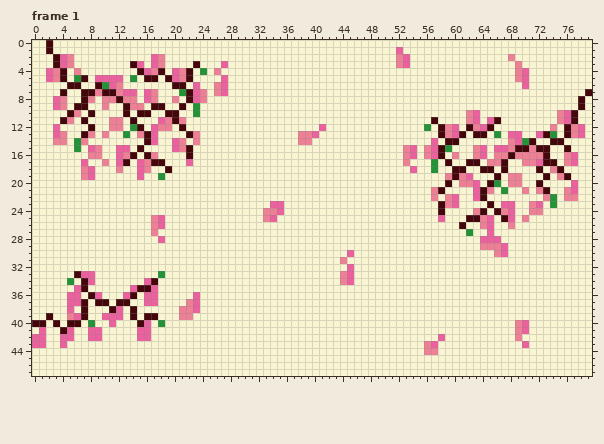
Pixel-art file: Project Games/Project Mini Farm Simulator/Aseprite/season UI/spring/spring_sunny.aseprite. The picture above is the old version.
80x48 pixels, 20 frames. Shown: frame 1. The commit also changed other frames, which this record leaves out.
Once edited:
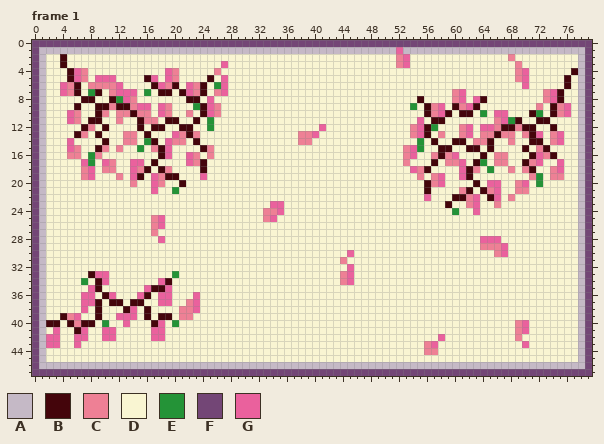
Palette (. is transparent): A #c5b9c6  B #44050b  C #ee8095  D #f9f5d2  E #249337  F #734676  G #ea619d
Edits made:
Frame 1, layers "trees", "background":
y 0: x 0..79 DDBDDDDDDDDDDDDDDDDDDDDDDDDDDDDDDDDDDDDDDDDDDDDDDDDDDDDDDDDDDDDDDDDDDDDDDDDDDDDD -> FFFFFFFFFFFFFFFFFFFFFFFFFFFFFFFFFFFFFFFFFFFFFFFFFFFFFFFFFFFFFFFFFFFFFFFFFFFFFFFF
y 1: x 0..51 DDBDDDDDDDDDDDDDDDDDDDDDDDDDDDDDDDDDDDDDDDDDDDDDDDDD -> FAAAAAAAAAAAAAAAAAAAAAAAAAAAAAAAAAAAAAAAAAAAAAAAAAAA; x 53..79 DDDDDDDDDDDDDDDDDDDDDDDDDDD -> AAAAAAAAAAAAAAAAAAAAAAAAAAF
y 2: x 0..1 DD -> FA; x 3..5 BGC -> DBD; x 17..18 GC -> DD; x 78..79 DD -> AF
y 3: x 0..1 DD -> FA; x 3..5 BGC -> DBD; x 14..15 BG -> DD; x 17..18 GC -> DD; x 23 B -> D; x 78..79 DD -> AF
y 4: x 0..7 DDGCBDCD -> FADDDBGC; x 15..22 BGCBDGCB -> DDDDGCDD; x 24 E -> D; x 77..79 DDD -> BAF
y 5: x 0..7 DDGCBDEB -> FADDDBGC; x 12 G -> D; x 14 E -> D; x 17 B -> G; x 19..22 BGCB -> GCDD; x 25 D -> B; x 76 D -> B; x 78..79 DD -> AF
y 6: x 0..1 DD -> FA; x 4..5 DB -> GC; x 8..12 DBEGC -> CCCCG; x 17..19 DDD -> BGC; x 21..24 BDGD -> DGCB; x 26 C -> E; x 76 D -> B; x 78..79 DD -> AF
y 7: x 0..1 DD -> FA; x 4..12 BDDBBCBBC -> GCBDEBDCG; x 16..19 GCDD -> EDBB; x 21..24 EBGC -> BGCB; x 60..61 DD -> CG; x 73..75 DDD -> CGB; x 78..79 DB -> AF
y 8: x 0..1 DD -> FA; x 3..4 GC -> DD; x 8 C -> B; x 10..13 CCBC -> DBEG; x 16..17 GC -> DD; x 20 C -> D; x 23..25 GCD -> BDG; x 55 D -> B; x 60..61 DD -> CG; x 63..64 DD -> GB; x 73..75 DDD -> CGB; x 78..79 BD -> AF
y 9: x 0..1 DD -> FA; x 3..4 GC -> DD; x 7 B -> D; x 9..12 DCDD -> BBCB; x 15..19 CDBBD -> GGDGC; x 21 B -> D; x 24..26 DDD -> BGC; x 54 D -> E; x 56..58 DDD -> BCG; x 60..63 DDDD -> BCGB; x 72 D -> C; x 74..76 DDD -> BCG; x 78..79 BD -> AF
y 10: x 0..1 DD -> FA; x 5 B -> G; x 8..10 BDD -> DBC; x 12..16 DBDBB -> CCBCC; x 18..20 DBB -> GCD; x 22..26 DEDDD -> CDBGC; x 56..59 DDDD -> BCGB; x 61..64 DCGD -> BBDE; x 66..67 DD -> GG; x 71..72 DD -> BE; x 74 D -> B; x 77..79 BDD -> DAF
y 11: x 0..1 DD -> FA; x 4..9 BCDBDD -> DGCDBB; x 11 C -> D; x 14..19 BDDDGC -> DBCCDB; x 21 C -> D; x 23 D -> B; x 25 D -> E; x 55 D -> G; x 58 D -> B; x 62..63 CG -> DD; x 65..69 GBDDD -> DCGEB; x 72..73 DD -> BB; x 75..79 CGBDD -> DDDAF
y 12: x 0..1 DD -> FA; x 3 G -> D; x 7..8 DB -> BC; x 10..12 DCC -> BDD; x 14 E -> D; x 17..19 GCC -> BBD; x 22 D -> B; x 25 D -> E; x 54..63 DDEDBCGDBC -> CGBEDDDCGD; x 65..71 BDDDDDD -> GCBBCBB; x 74 C -> B; x 76..79 BCGD -> DDAF
y 13: x 0..1 DD -> FA; x 3..4 GC -> DD; x 6..10 DBCDC -> BCDBD; x 13..15 EDC -> CCD; x 17 G -> D; x 20..21 DD -> GC; x 54..56 DDD -> CGB; x 58..71 BCGBDBBDEDGGDD -> CDDCGDCCBCCDCB; x 73..79 BEDBCGD -> DCGDDAF
y 14: x 0..1 DD -> FA; x 3..7 CCDEC -> DDGDD; x 10 D -> B; x 13..14 DD -> CC; x 16..17 BG -> EB; x 19..20 DG -> GC; x 23 C -> B; x 55 D -> E; x 57 G -> B; x 59 B -> D; x 61 D -> B; x 63..65 DDD -> CCB; x 69..70 GE -> DD; x 72 D -> B; x 74..75 BB -> CG; x 78..79 DD -> AF
y 15: x 0..1 DD -> FA; x 5..6 DE -> GC; x 8..10 GCD -> DBC; x 12..13 GG -> CD; x 15 B -> E; x 17..22 DDDGCB -> CBGDDD; x 24..25 DD -> BC; x 55..57 DCG -> EDD; x 59 E -> B; x 62..69 DCGDGGCB -> BBDBDDDD; x 71..72 CB -> DC; x 76 B -> D; x 78..79 DD -> AF
y 16: x 0..1 DD -> FA; x 5..6 DD -> CC; x 8 C -> E; x 12..14 GCB -> DDD; x 16..19 BCDD -> DDBG; x 22..23 BD -> GC; x 25 D -> C; x 56..57 CG -> DC; x 59..60 DC -> CG; x 63..64 CG -> DB; x 68..74 BCCCCBD -> DDDBGCB; x 76..79 CGDD -> DDAF
y 17: x 0..1 DD -> FA; x 8 D -> E; x 10..14 CDGBD -> GCDDG; x 16 C -> D; x 18 B -> D; x 23..24 DD -> CB; x 57 E -> B; x 59..62 BDDB -> CCGD; x 64..65 DC -> ED; x 67 B -> C; x 70 C -> B; x 73..79 BBDCGDD -> DDGDDAF
y 18: x 0..1 DD -> FA; x 10..12 DDC -> CCD; x 14..16 DGC -> GCB; x 18..19 DB -> BC; x 24 D -> B; x 55..57 DDE -> CBD; x 60..65 BBDDBB -> DGBCDE; x 67..68 BD -> DC; x 70..72 DDB -> CBD; x 75 B -> G; x 78..79 DD -> AF
y 19: x 0..1 DD -> FA; x 12 D -> C; x 14..15 DG -> GB; x 17..20 DEDD -> GCBB; x 24 D -> G; x 55 D -> C; x 57..62 DDCBCG -> CGDDGB; x 66 B -> D; x 68..69 CC -> DD; x 71..74 DDBD -> CEDC; x 76 B -> D; x 78..79 DD -> AF
y 20: x 0..1 DD -> FA; x 14 D -> C; x 17..18 DD -> GC; x 21 D -> B; x 56..59 DDDB -> BCGD; x 61..63 CCG -> DDB; x 65..66 BE -> GG; x 68 C -> D; x 70 D -> G; x 72 B -> E; x 77..79 GDD -> DAF
y 21: x 0..1 DD -> FA; x 17 D -> G; x 20 D -> E; x 56..58 DCB -> BDD; x 61..63 DDG -> CBD; x 66..67 DE -> GD; x 69 D -> C; x 72..73 CB -> DD; x 76..79 CGDD -> DDAF
y 22: x 0..1 DD -> FA; x 56..57 DC -> GD; x 59..62 CGDD -> DBBC; x 64..66 BDD -> DBG; x 68 D -> C; x 73..74 CE -> DD; x 76..79 CCDD -> DDAF
y 23: x 0..1 DD -> FA; x 58..60 BCG -> DBD; x 62..63 DD -> CG; x 65..68 BDGG -> DCDD; x 71..72 CG -> DD; x 74 E -> D; x 78..79 DD -> AF
y 24: x 0..1 DD -> FA; x 58 B -> D; x 60 D -> E; x 63..64 CB -> GD; x 66..68 BCG -> DDD; x 71..72 CC -> DD; x 78..79 DD -> AF
y 25: x 0..1 DD -> FA; x 58 G -> D; x 62..65 BBCG -> DDDD; x 67..68 BG -> DD; x 70 C -> D; x 78..79 DD -> AF
y 26: x 0..1 DD -> FA; x 61 B -> D; x 64..65 CG -> DD; x 68 C -> D; x 78..79 DD -> AF
y 27: x 0..1 DD -> FA; x 62 E -> D; x 65 G -> D; x 78..79 DD -> AF
y 28..32: x 0..1 DD -> FA; x 78..79 DD -> AF
y 33: x 0..1 DD -> FA; x 6..10 BGGDD -> DDBGG; x 18 E -> D; x 20 D -> E; x 78..79 DD -> AF
y 34: x 0..1 DD -> FA; x 5 E -> D; x 7..10 BGDD -> EDBG; x 16..19 GBDD -> DDGB; x 78..79 DD -> AF
y 35: x 0..1 DD -> FA; x 6..9 GBDD -> DDGB; x 14..19 GBBGDD -> DDGBBG; x 78..79 DD -> AF
y 36: x 0..1 DD -> FA; x 5..11 GGDBGDD -> DDGGDBG; x 13..19 GBDGGDD -> DDGBDGG; x 78..79 DD -> AF
y 37: x 0..1 DD -> FA; x 5..8 GGBD -> DDGG; x 10..11 BD -> DB; x 13..19 BDDGGDD -> DBBDDGG; x 78..79 DD -> AF
y 38: x 0..1 DD -> FA; x 5 G -> D; x 7 B -> G; x 9 D -> B; x 11..14 BGDB -> DDBG; x 16 D -> B; x 78..79 DD -> AF
y 39: x 0..2 DDB -> FAD; x 4 D -> B; x 7 B -> D; x 9..11 DGG -> BDD; x 13..14 DB -> GG; x 17..19 BDD -> DBB; x 78..79 DD -> AF
y 40: x 0..2 BBD -> FAB; x 6..8 BDE -> CBB; x 10..11 DG -> ED; x 13 D -> G; x 15..18 BGDE -> DDBG; x 20 D -> E; x 78..79 DD -> AF
y 41: x 0..1 DG -> FA; x 3..11 DBGDDGGDD -> GDDBGDDGG; x 15..18 GGDD -> DDGG; x 78..79 DD -> AF
y 42: x 0..11 GGDDGGDDGGDD -> FAGGDDGGDDGG; x 15..18 GGDD -> DDGG; x 78..79 DD -> AF
y 43: x 0..4 GGDDG -> FAGGD; x 6 D -> G; x 78..79 DD -> AF
y 44..45: x 0..1 DD -> FA; x 78..79 DD -> AF
y 46: x 0..79 DDDDDDDDDDDDDDDDDDDDDDDDDDDDDDDDDDDDDDDDDDDDDDDDDDDDDDDDDDDDDDDDDDDDDDDDDDDDDDDD -> FAAAAAAAAAAAAAAAAAAAAAAAAAAAAAAAAAAAAAAAAAAAAAAAAAAAAAAAAAAAAAAAAAAAAAAAAAAAAAAF
y 47: x 0..79 DDDDDDDDDDDDDDDDDDDDDDDDDDDDDDDDDDDDDDDDDDDDDDDDDDDDDDDDDDDDDDDDDDDDDDDDDDDDDDDD -> FFFFFFFFFFFFFFFFFFFFFFFFFFFFFFFFFFFFFFFFFFFFFFFFFFFFFFFFFFFFFFFFFFFFFFFFFFFFFFFF
Where, in picture pixels (left, top, right, bottom), the same in both pictures:
changed: (32, 40, 592, 376)
